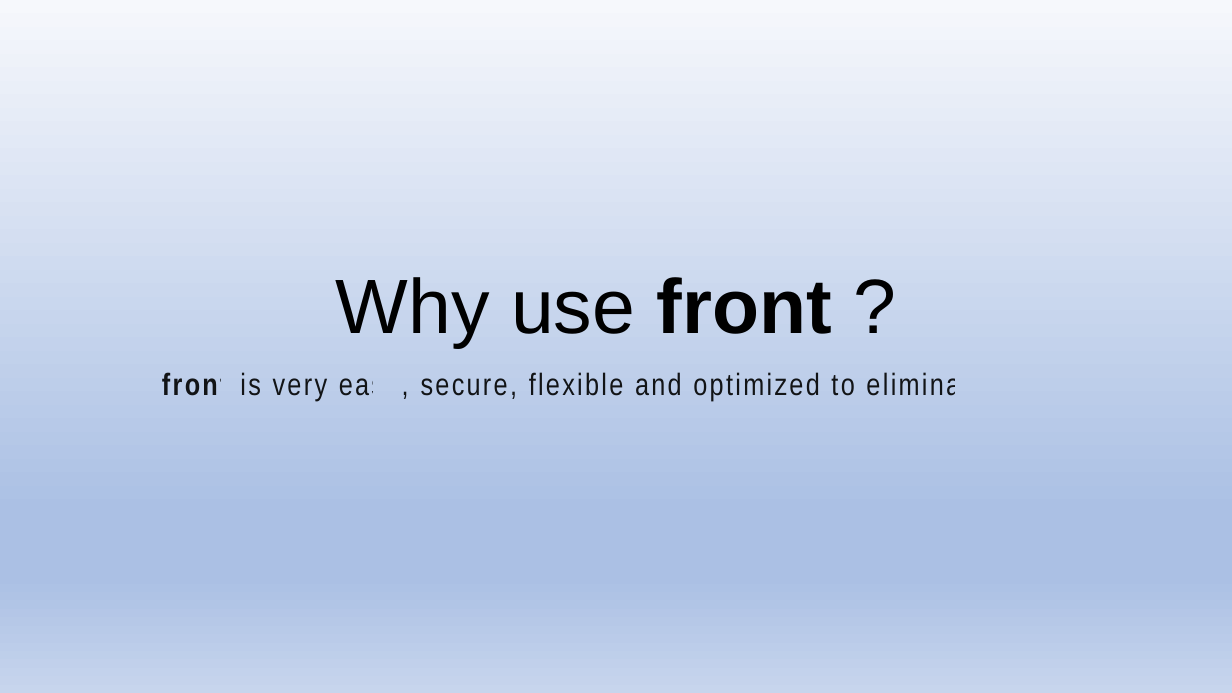
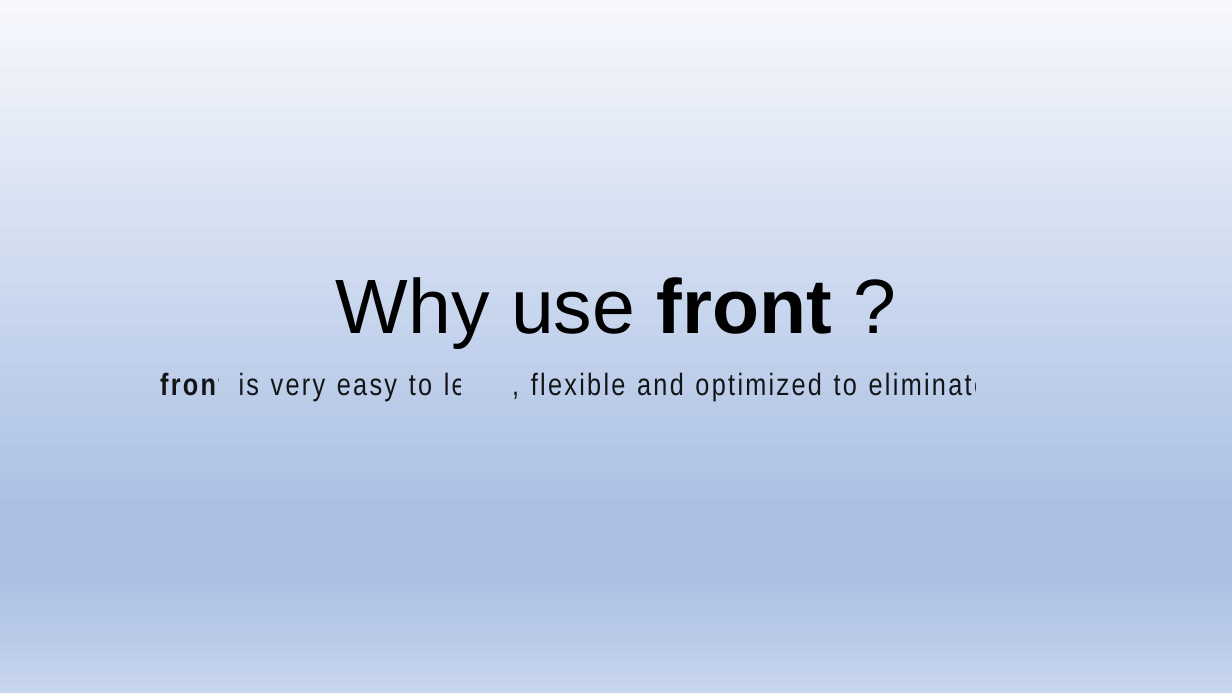
Before and after one commit to aleptra/front, a slide deck: slide 4 of _front.pptx. Drawn at 1232x693 pixels with LibreOffice and Linux fonts; fonts in the diff are those of the drawing. Boxes give left, top, right and bottom in pixels: in the first picture for what was removed or moved away, otherwise in the second. Text is boxed around its words. In the diff, an @@ line names an element or a change of style, - is before the commit and + after.

```diff
--- a/_front.pptx
+++ b/_front.pptx
@@ subtitle at [160,372,988,401]: text changed @@
-front is very easy, secure, flexible and optimized to eliminate bugs.
+front is very easy to learn, flexible and optimized to eliminate bugs.
```
Also in this commit, not shown: 3 other slides changed, 5 slides added.
